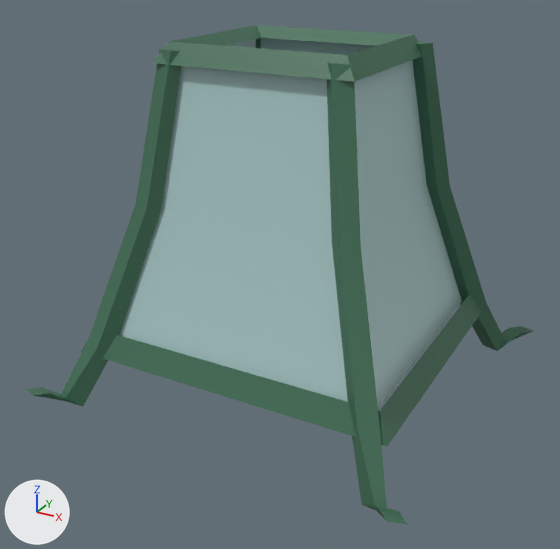
An edit to the glTF model Assets/Furniture/lamp_table1.gltf, drawn before and after from the same camera.
Rendered twice from a 50 mm lens placed at (0.383, -0.728, 0.504), pointed at (-0.001, -0.03, 0.155). The axes (+X, +Y, +Z) are drawn at lower left. The lights are the same throughout. Where no turn or scale is listed for an object, it has been applied to the vertices. Vertices at the same position are counted once.
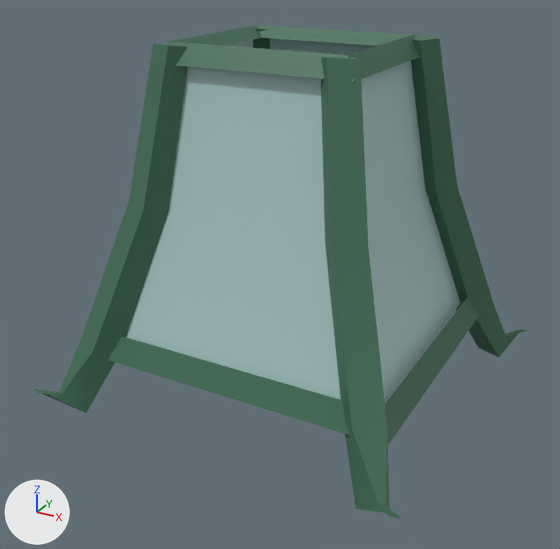
Pixel boxes (x1, y1, x2, y2) of what changed, in the pictures (560 x 549 px; the box of a moved part takes in the faces that stretch with it):
'Cube.001', reshaped, rescaled
    before: (26, 25, 533, 524)
    after: (34, 25, 528, 518)
part 1 of me_cube_001, moved or reshaped
    before: (153, 25, 422, 82)
    after: (153, 25, 420, 82)
part 2 of me_cube_001, moved or reshaped
    before: (80, 295, 481, 447)
    after: (108, 298, 480, 445)
part 3 of me_cube_001, moved or reshaped
    before: (26, 49, 407, 524)
    after: (34, 43, 401, 518)
part 4 of me_cube_001, moved or reshaped
    before: (255, 38, 533, 351)
    after: (247, 25, 528, 357)

The change, as a diff of the scene's bpy script:
```diff
--- a/Assets/Furniture/lamp_table1.gltf.py
+++ b/Assets/Furniture/lamp_table1.gltf.py
@@ me_cube_001 @@
 # used by ob_cube_001; location = (0.0, 0.0, 0.0); scale = (0.706, 0.388, 0.591)
-me_cube_001.from_pydata(...)  # 100 vertices, 168 faces; spans x -0.321..0.342, y -0.559..0.561, z 0.024..0.689
+me_cube_001.from_pydata(...)  # 100 vertices, 168 faces; spans x -0.22..0.235, y -0.209..0.209, z 0.008..0.407
+# me_cube_001 part 1: the loose piece of 12 vertices spanning x -0.155..0.155, y -0.25..0.25, z 0.654..0.689 is scaled about the mesh origin by (0.706, 0.388, 0.591)
+# me_cube_001 part 2: the loose piece of 8 vertices spanning x -0.261..0.261, y -0.422..0.422, z 0.123..0.169 is scaled about the mesh origin by (0.706, 0.388, 0.591)
+# me_cube_001 part 3: 40 of 100 vertices moved; they spanned x -0.321..0.318, y -0.559..-0.209, z 0.025..0.677 and now span x -0.22..0.218, y -0.209..-0.074, z 0.008..0.406; mean shift (0.0, 0.238, -0.108); largest move (-0.297, -0.559, 0.062) -> (-0.21, -0.209, 0.036)
+# me_cube_001 part 4: 40 of 100 vertices moved; they spanned x -0.321..0.342, y 0.199..0.561, z 0.024..0.677 and now span x -0.22..0.235, y 0.07..0.209, z 0.008..0.406; mean shift (-0.003, -0.234, -0.107); largest move (-0.297, 0.561, 0.062) -> (-0.21, 0.209, 0.036)
 me_cube_001.materials.append(mat_lamp)
@@ ob_cube_001 @@
 ob_cube_001.location = (0.0, 0.0, 0.0)
-ob_cube_001.scale = (0.706, 0.388, 0.591)
```
